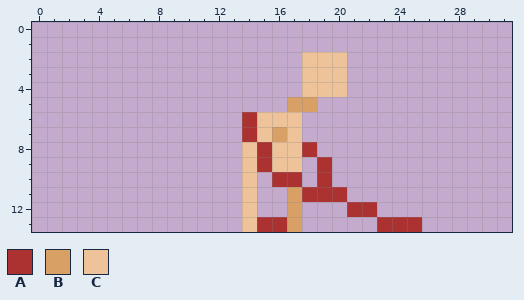
File history of a pixel-art sprite, art/export_tiles/longArmSwing7.png. This is how it looked before the edit.
The file is 32x14 pixels.
Palette (. is transparent): A #ac3232  B #d9a066  C #eec39a
Pixels before, first column x 14:
 2 ....CCC.....
 3 ....CCC.....
 4 ....CCC.....
 5 ...BB.......
 6 ACCC........
 7 ACBC........
 8 CACCA.......
 9 CACC.A......
10 C.AA.A......
11 C..BAAA.....
12 C..B...AA...
13 CAAB.....AAA
After the commit:
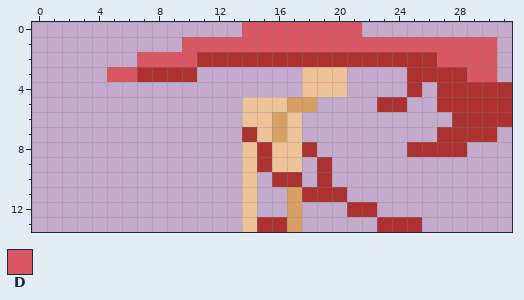
Colours new in this view: D #d95763
Change:
Changed rows in their new state; - is an unchanged pixel.
first column x 5:
 0 ---------DDDDDDDD----------
 1 -----DDDDDDDDDDDDDDDDDDDDD-
 2 --DDDDAAAAAAAAAAAAAAAADDDD-
 3 DDAAAA--------------AAAADD-
 4 --------------------A-AAAAA
 5 ---------CCC------AA--AAAAA
 6 ---------C-B-----------AAAA
 7 ----------------------AAAA-
 8 --------------------AAAA---
Boxes around the changes in both pictures, in picture pixels (x1, y1, x2, y2):
changed: (107, 22, 512, 157)
